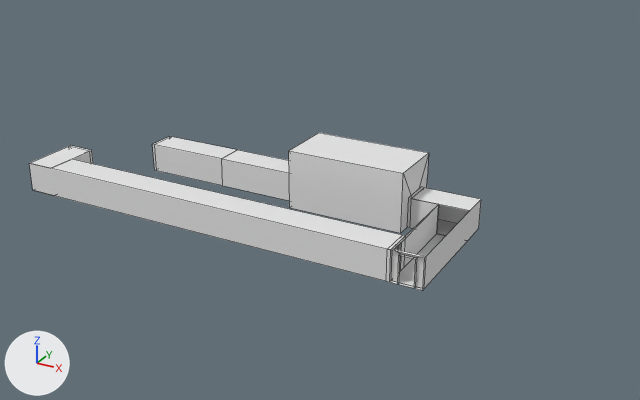
The Blender file DyNaDeMo/assets/Textures/ButtonRoute.blend, before and after one commit.
Camera for both pictures: a camera (50 mm lens) standing at (11.76, -23.94, 11.99) and looking at (-1.43, 0.04, 0.0). Arrows for +X, +Y and +Z are at lower left; the lights stay in place. Mesh edges are drawn as thin lines.

The first picture shows 'ButtonDoorsCorridor', 'ButtonRoom', 'ObserveButtonDoorsC'.
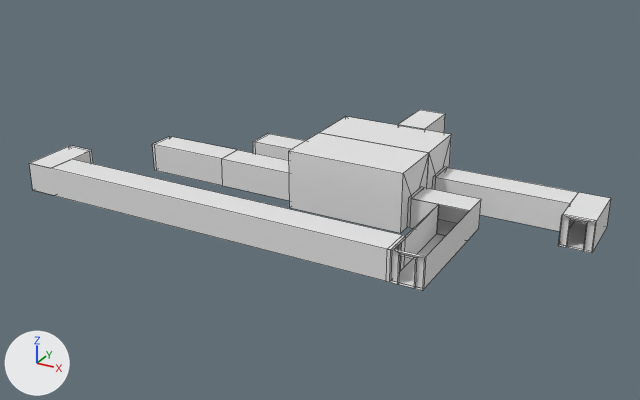
The change in detail:
Mesh me_puzzletallc1 is new.
It has 24 vertices, 19 faces, 2 loose edges and spans x -1.0..1.0, y -1.0..1.0, z 0.0..2.0.
It uses material mat_room_013 (white #e5e5e5).
Mesh me_puzzleroom is new.
It has 20 vertices, 12 faces and spans x -1.0..1.0, y -1.0..1.0, z 0.0..2.0.
It uses material mat_room_013 (white #e5e5e5).
Mesh me_puzzleleverc is new.
It has 32 vertices, 28 faces, 4 loose edges and spans x -1.0..1.0, y -1.0..1.0, z 0.0..1.0.
It uses material mat_room_003 (white #e5e5e5).
Mesh me_mroompuzzleroomc is new.
It has 40 vertices, 33 faces, 6 loose edges and spans x -0.33..1.0, y -1.0..10.0, z 0.0..1.0.
Faces by material slot: [19, 14].
It uses material mat_room_001 (white #e5e5e5).
It uses material mat_room_013 (white #e5e5e5).
Object 'PuzzleTallC1' (ob_puzzletallc1) is new; it shows me_puzzletallc1.
Its location is (0.5, 4.0, 0.0).
Its rotation in degrees is (0, 0, 270).
Its scale is (1.0, 0.5, 1.0).
Object 'PuzzleRoom' (ob_puzzleroom) is new; it shows me_puzzleroom.
Its location is (0.0, 2.0, 0.0).
Its rotation in degrees is (0, 0, 90).
Its scale is (1.0, 2.0, 1.0).
Object 'PuzzleLeverC' (ob_puzzleleverc) is new; it shows me_puzzleleverc.
Its location is (-3.5, 2.0, 0.0).
Its scale is (1.5, 0.5, 1.0).
Object 'MRoomPuzzleRoomC' (ob_mroompuzzleroomc) is new; it shows me_mroompuzzleroomc.
Its location is (7.0, 2.0, 0.0).
Its rotation in degrees is (0, 0, -90).
Its scale is (1.5, -0.5, 1.0).

Pixel boxes (x1, y1, x2, y2) of what changed, in the pictures (640 x 400 px):
'MRoomPuzzleRoomC', added: after (432, 167, 611, 253)
    faces in mat_room_013 (white #e5e5e5): (432, 167, 578, 231)
    faces in mat_room_001 (white #e5e5e5): (558, 192, 611, 253)
'PuzzleRoom', added: after (319, 116, 451, 189)
'PuzzleLeverC', added: after (253, 134, 305, 160)
'PuzzleTallC1', added: after (398, 110, 445, 133)
